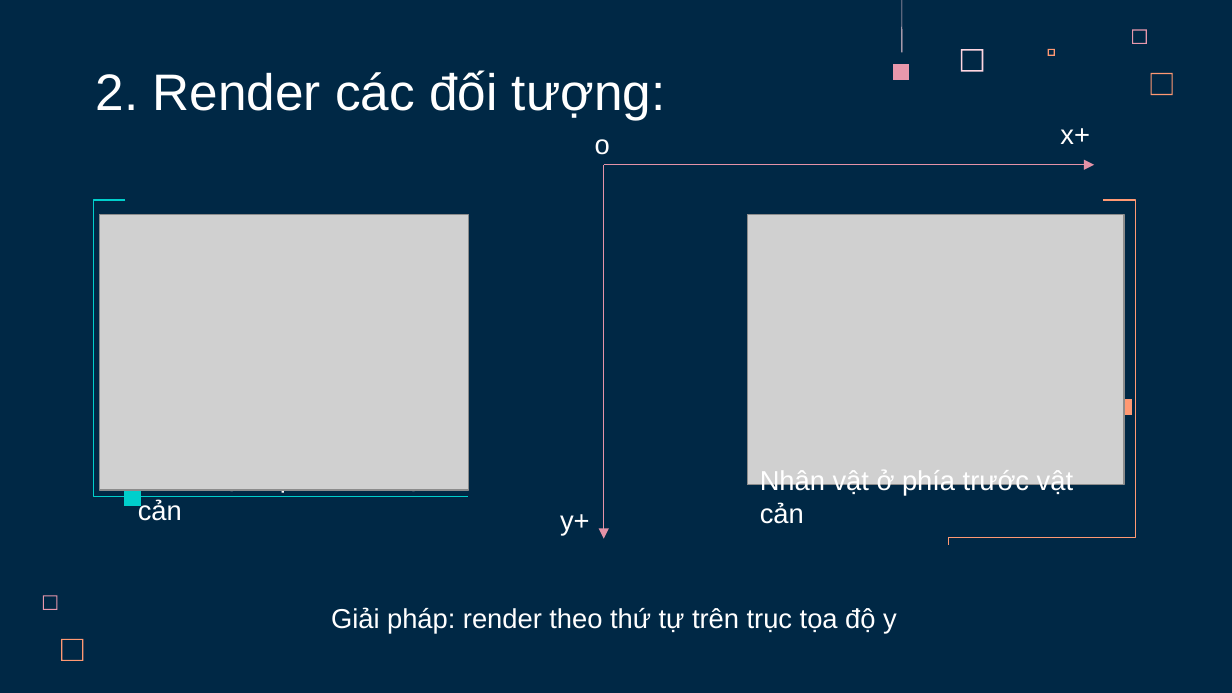
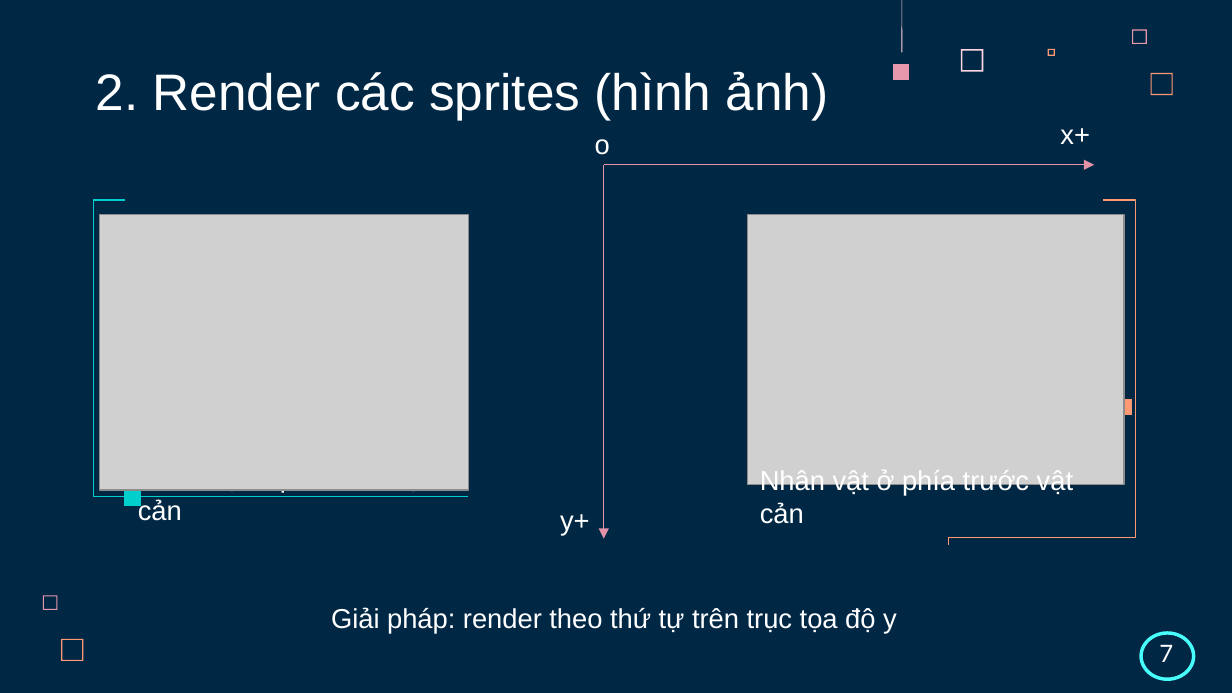
Before and after one commit to quang-pth/zelda-clone-pygame, a slide deck: slide 7 of slide-bao-cao.pptx (slide 5 before the commit). Drawn at 1232x693 pixels with LibreOffice and Linux fonts; fonts in the diff are those of the drawing; grey boxes stand for pictures. Boxes give left, top, right and bottom in pixels: in the first picture for what was removed or moved away, otherwise in the second. Text is boxed around its words. In the diff, an @@ line names an element or a change of style, - is before the commit and + after.

```diff
--- a/slide-bao-cao.pptx
+++ b/slide-bao-cao.pptx
@@ title at [96,71,829,120]: text changed @@
-2. Render các đối tượng:
+2. Render các sprites (hình ảnh)
@@ ellipse added at [1141,633,1194,680], fill #002845, outline #49FFFC 2 pt @@
@@ text added at [1159,644,1173,662], 14 pt, text #FFFFFF @@
+7
```
Also in this commit, not shown: 4 other slides changed, 4 slides added, 2 slides removed.
